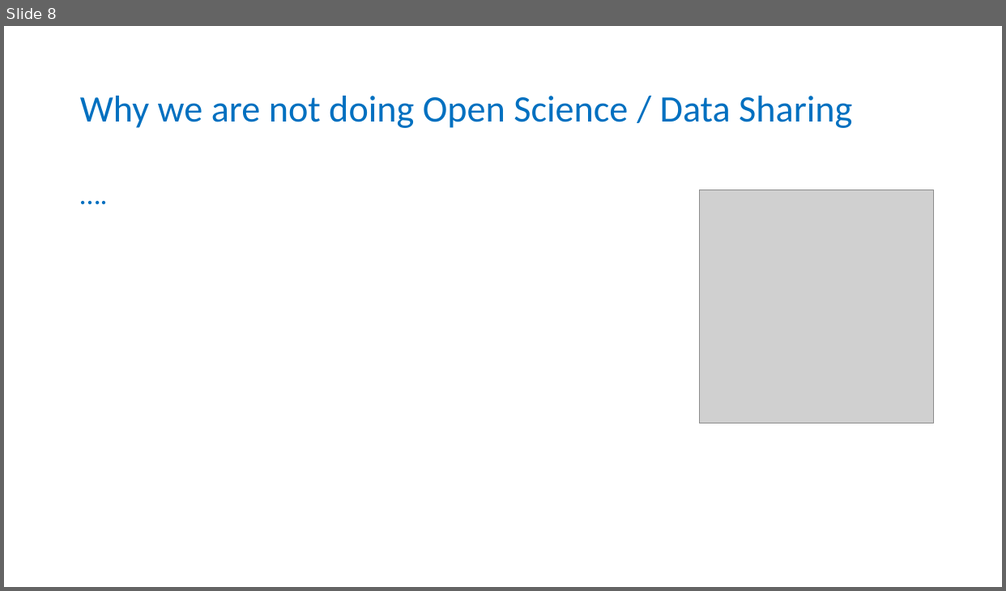
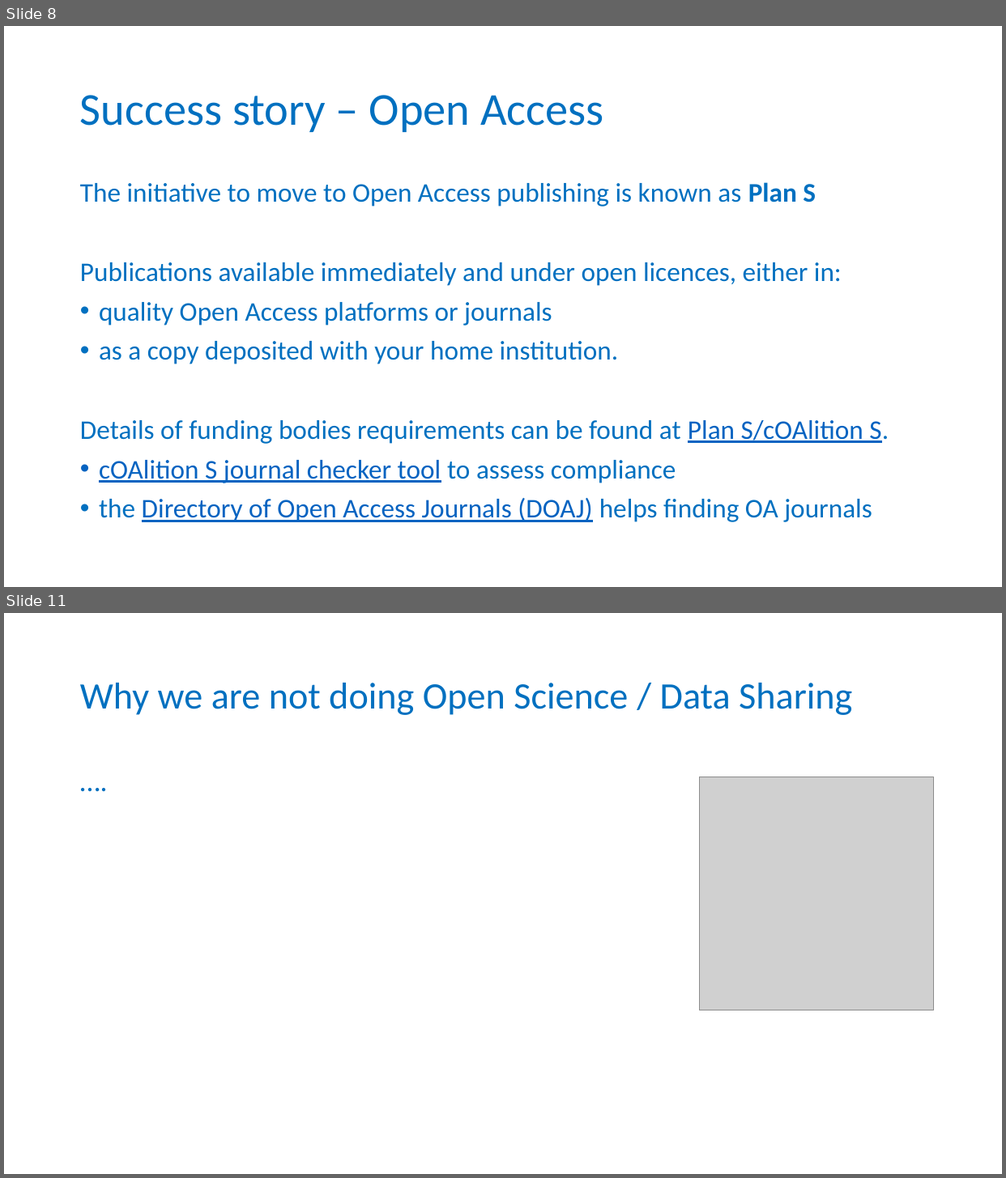
Before and after one commit to tobyhodges/probable-enigma, a slide deck: instructors/01-Why_are_we_here.pptx. Shown one above the other, each under a label of ours: slide 8 before the commit, slides 8 and 11 after it; the slides between them are not shown. The pictures are 1006x591 and 1006x1178 pixels, drawn with LibreOffice and Linux fonts; fonts in the diff are those of the drawing; grey boxes stand for pictures; background and template pictures are left out. Boxes give left, top, right and bottom in pixels: in the first picture for what was removed or moved away, otherwise in the second. Text is boxed around its words. In the diff, an @@ line names an element or a change of style, - is before the commit and + after.

```diff
--- a/instructors/01-Why_are_we_here.pptx
+++ b/instructors/01-Why_are_we_here.pptx
@@ slide 8 added at [4,26,1002,587], background #FFFFFF @@
@@ title added at [80,95,603,132], 44 pt, text #0070C0 @@
+Success story – Open Access
@@ text added at [80,182,889,523], 25.9 pt, text #0070C0 @@
+The initiative to move to Open Access publishing is known as Plan S
+Publications available immediately and under open licences, either in:
+• quality Open Access platforms or journals
+• as a copy deposited with your home institution.
+Details of funding bodies requirements can be found at Plan S/cOAlition S.
+• cOAlition S journal checker tool to assess compliance
+• the Directory of Open Access Journals (DOAJ) helps finding OA journals
@@ what was slide 8 is now slide 11 @@
```
Also in this commit, not shown: 2 other slides added, 1 other file.
